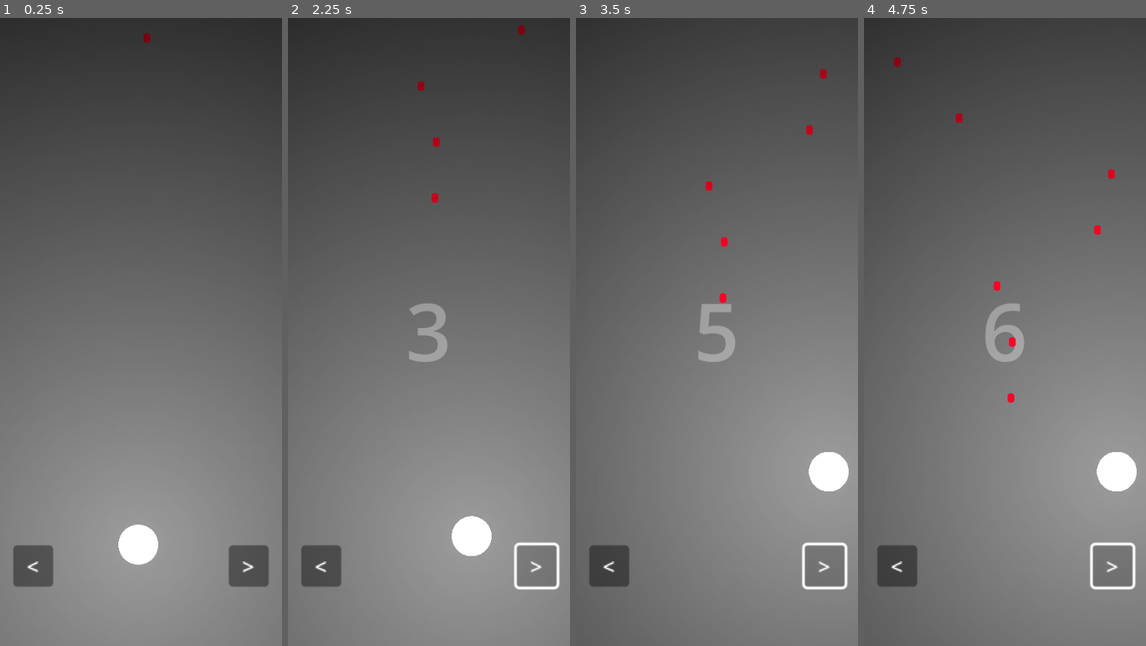
Above: before the commit, frames 1-4 (left to right).
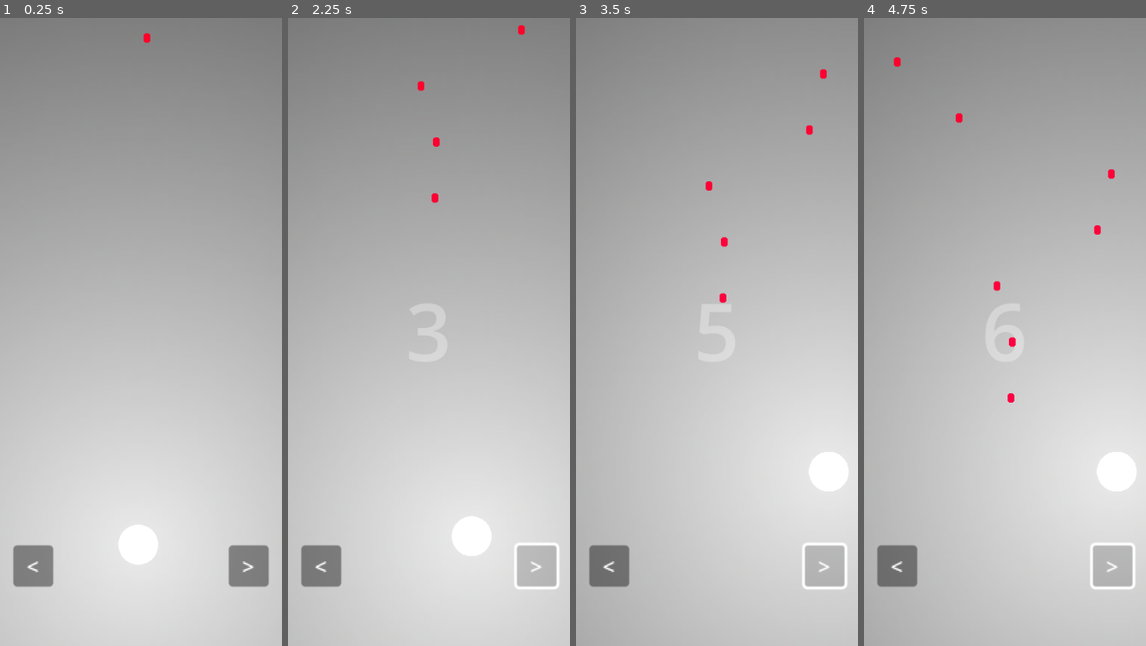
Above: after the commit, the same moments.

Repository: JustAlternate/JustMobileGame
Game: Godot game, scene res://Scenes/main.tscn
The game is run twice, just before and just after one commit, with the same random seed, the same clock (stepped at 60 frames per second) and the same inputs.
Inputs:
- Up to frame 1 (0.25 s): no input
- Up to frame 2 (2.25 s): click "<" at 0.5 s; click ">" at 1.25 s; hold Right (right) from 2.03 s (still down)
- Up to frame 3 (3.5 s): release Right (right) at 2.78 s; hold Left (left) from 2.78 s (still down)
- Up to frame 4 (4.75 s): release Left (left) at 3.53 s; hold Right (right) from 3.53 s (still down)

The runs differ from the first frame. In frame 1, 99% of the frame differs, in the area x 0-100%, y 0-100%; in frame 2, 99%; in frame 3, 99%; in frame 4, 99%.

Commit message:
Adding working scores

Diff:
--- a/Scenes/main.tscn
+++ b/Scenes/main.tscn
@@ -36,6 +36,7 @@
 color = Color(0.306923, 0.306923, 0.306923, 1)
 
 [node name="CanvasModulate" type="CanvasModulate" parent="."]
+visible = false
 color = Color(0, 0, 0, 1)
 
 [node name="Score" type="Label" parent="."]
@@ -108,9 +109,29 @@
 scale = Vector2(2, 2)
 text = ">"
 
+[node name="UsernameInput" type="LineEdit" parent="."]
+visible = false
+offset_left = 110.0
+offset_top = 400.0
+offset_right = 323.0
+offset_bottom = 441.0
+placeholder_text = "Enter your username here"
+alignment = 1
+max_length = 15
+
+[node name="Button" type="Button" parent="UsernameInput"]
+layout_mode = 0
+offset_left = 72.0
+offset_top = 48.0
+offset_right = 137.0
+offset_bottom = 89.0
+text = "Send"
+
 [connection signal="button_down" from="GAMEOVER_BUTTON" to="." method="_on_gameover_button_button_down"]
 [connection signal="pressed" from="GAMEOVER_BUTTON" to="." method="_on_gameover_button_pressed"]
 [connection signal="button_down" from="left" to="." method="_on_left_button_down"]
 [connection signal="button_up" from="left" to="." method="_on_left_button_up"]
 [connection signal="button_down" from="right" to="." method="_on_right_button_down"]
 [connection signal="button_up" from="right" to="." method="_on_right_button_up"]
+[connection signal="text_submitted" from="UsernameInput" to="." method="_on_username_input_text_submitted"]
+[connection signal="pressed" from="UsernameInput/Button" to="." method="_on_button_pressed"]
--- a/Scripts/bullets.gd
+++ b/Scripts/bullets.gd
@@ -5,13 +5,14 @@
 
 # Called when the node enters the scene tree for the first time.
 func _ready():
-	pass # Replace with function body.
+    pass # Replace with function body.
 
 
 # Called every frame. 'delta' is the elapsed time since the previous frame.
 func _process(delta):
-	bullet_list = get_children()
-	for bullet in bullet_list:
-		bullet.position.y += speed
-		if bullet.position.y > get_viewport_rect().size.y:
-			bullet.queue_free()
+    bullet_list = get_children()
+    for bullet in bullet_list:
+        bullet.position.y += speed
+        if bullet.position.y > get_viewport_rect().size.y:
+            bullet.queue_free()
+            get_parent().nbr_dodges +=1
--- a/Scripts/gifts.gd
+++ b/Scripts/gifts.gd
@@ -5,13 +5,14 @@
 
 # Called when the node enters the scene tree for the first time.
 func _ready():
-	pass # Replace with function body.
+    pass # Replace with function body.
 
 
 # Called every frame. 'delta' is the elapsed time since the previous frame.
 func _process(delta):
-	gift_list = get_children()
-	for gift in gift_list:
-		gift.position.y += speed
-		if gift.position.y > get_viewport_rect().size.y:
-			gift.queue_free()
+    gift_list = get_children()
+    for gift in gift_list:
+        gift.position.y += speed
+        if gift.position.y > get_viewport_rect().size.y:
+            gift.queue_free()
+            get_parent().nbr_powerups +=1
--- a/Scripts/leaderboard.gd
+++ b/Scripts/leaderboard.gd
@@ -12,7 +12,6 @@
 
 func _on_request_completed(result, response_code, headers, body):
   var json = JSON.parse_string(body.get_string_from_utf8())
-  print(json)
   draw_leaderboard(json)
 
 func draw_leaderboard(leaderboard):
@@ -47,7 +46,6 @@
 
 func clear_leaderboard():
   var list_children = $ScrollContainer/GridContainer.get_children()
-  print(list_children)
   for i in range(len(list_children)):
     if i > 8:
       list_children[i].queue_free()
--- a/Scripts/main.gd
+++ b/Scripts/main.gd
@@ -1,6 +1,8 @@
 extends Node2D
 
 var score = 0
+var nbr_dodges = 0
+var nbr_powerups = 0
 var bullet = preload("res://Scenes/bullet.tscn")
 var player = preload("res://Scenes/player.tscn")
 var gift = preload("res://Scenes/gift.tscn")
@@ -15,7 +17,6 @@
     "size_decrease":Color(0,255,0),
     "lightup":Color(255,255,0)
 }
-
 
 # Called when the node enters the scene tree for the first time.
 func _ready():
@@ -32,6 +33,7 @@
     update_score_difficulty_and_spawn_gifts()
 
 func spawn_gift():
+    nbr_powerups+=1
     var gift_instance = gift.instantiate()
     gift_instance.type = list_effects.keys()[randi_range(0,len(list_effects)-1)]
     gift_instance.get_node("MeshInstance2D").modulate = list_effects[gift_instance.type]
@@ -92,17 +94,13 @@
 func dying():
   if not dead:
     dead = true
-    var json = JSON.stringify({"name":"JustAlternate","score":score,"dodges":20,"powerups":20})
-    var headers = ["Content-Type: application/json"]
-    var url = "https://justalternate.fr:8082/add_score"
-    $HTTPRequest.request(url, headers, HTTPClient.METHOD_POST, json)
-
     $GAMEOVER.visible = true
     $GAMEOVER.text = "GAME OVER !\nYour Score is : "+str(score)
     $GAMEOVER_BUTTON.visible = true
     $Leaderboard.update_leaderboard()
     $Leaderboard.visible = true
     $player/PointLight2D.texture_scale = 10
+    apply_score(score,nbr_dodges,nbr_powerups)
 
 func _on_left_button_down():
     $player.direction = -1
@@ -112,3 +110,43 @@
     $player.direction = 1
 func _on_right_button_up():
     $player.direction = 0
+
+func usernameExist() -> bool:
+    return(FileAccess.file_exists("res://username.txt"))
+
+func createUsernameFile(username):
+    var usernameFile = FileAccess.open("res://username.txt", FileAccess.WRITE)
+    var json_to_save = JSON.stringify({"name":username})
+    usernameFile.store_line(json_to_save)
+    usernameFile.close()
+
+func loadUsernameFile():
+    var usernameFile = FileAccess.open("res://username.txt", FileAccess.READ)
+    return (JSON.parse_string(usernameFile.get_line()))["name"]
+
+func apply_score(score, nbr_dodges, nbr_powerups):
+    var name = "None"
+    if usernameExist():
+        name = loadUsernameFile()
+
+    else:
+        $UsernameInput.visible = true
+        $GAMEOVER_BUTTON.visible = false
+        return
+
+    var json = JSON.stringify({"name":name, "score":score,"dodges":nbr_dodges,"powerups":nbr_powerups})
+    var headers = ["Content-Type: application/json"]
+    var url = "https://justalternate.fr:8082/add_score"
+    $HTTPRequest.request(url, headers, HTTPClient.METHOD_POST, json)
+
+func username_filled():
+    $UsernameInput.visible = false
+    createUsernameFile($UsernameInput.text)
+    $GAMEOVER_BUTTON.visible = true
+    apply_score(score, nbr_dodges, nbr_powerups)
+    $Leaderboard.update_leaderboard()
+
+func _on_button_pressed():
+    username_filled()
+func _on_username_input_text_submitted(new_text):
+    username_filled()
Not shown, changed: .gitignore
